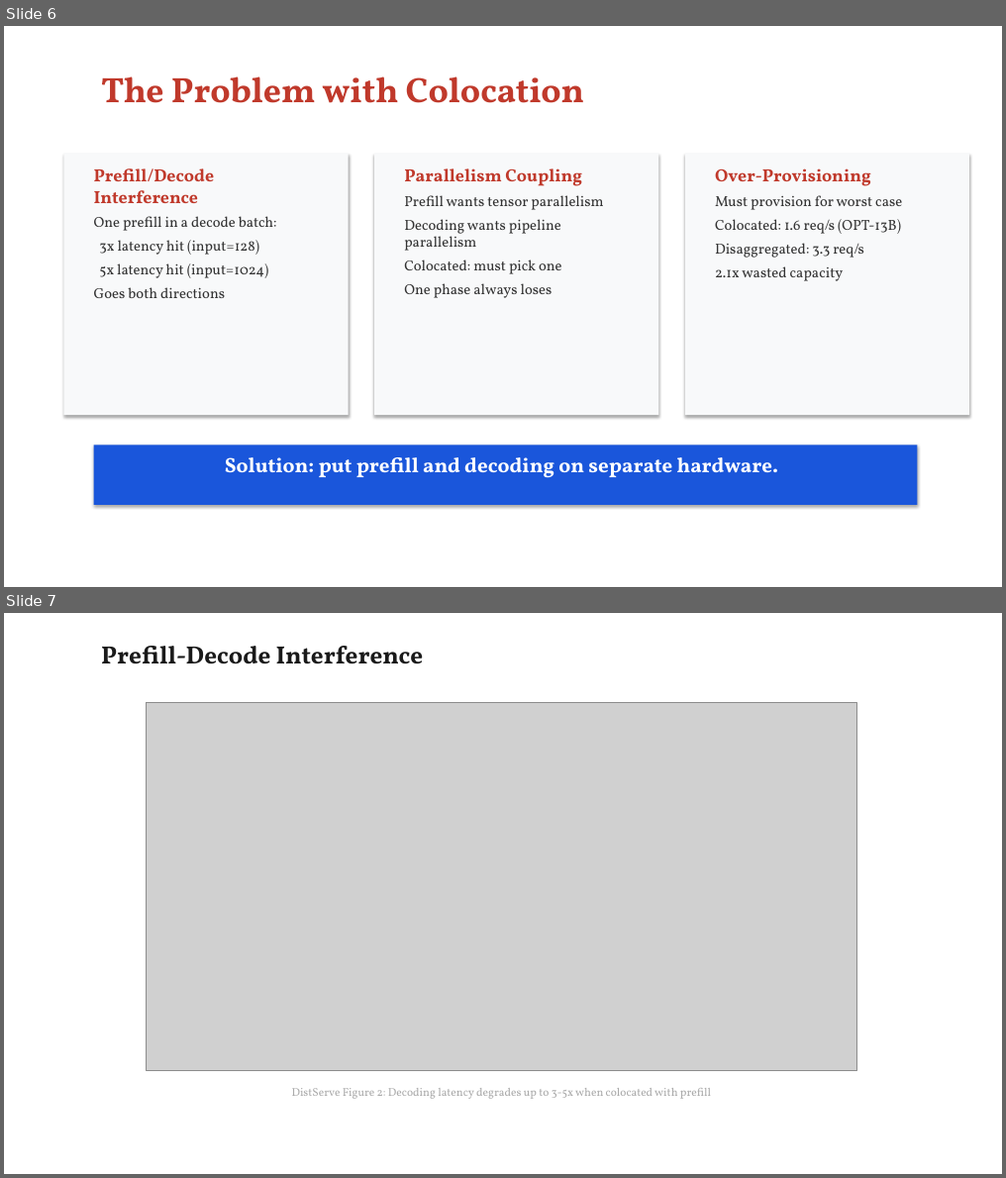
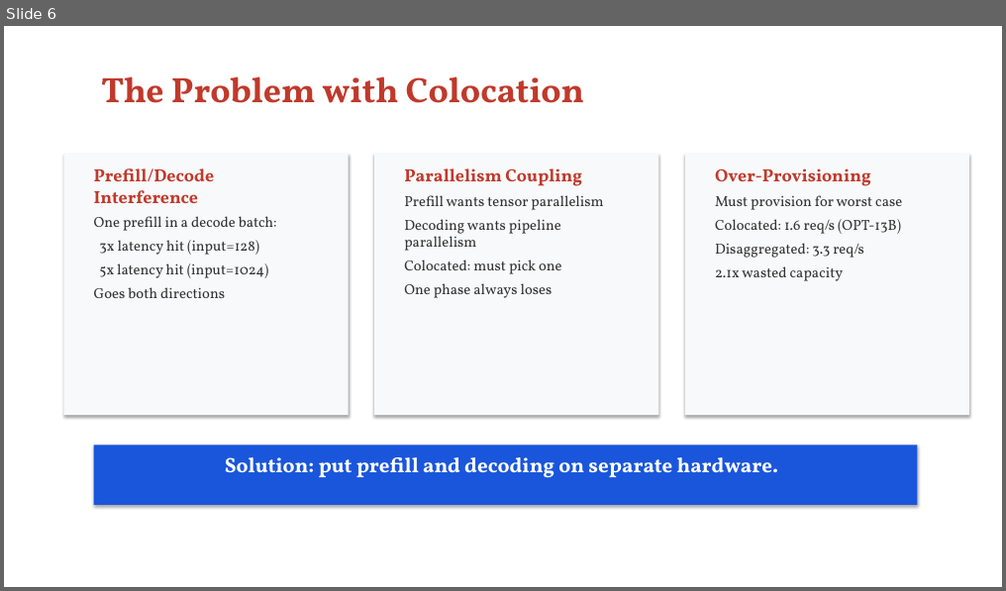
Before and after one commit to beratcelik1/llm-inference-phase-disaggregation, a slide deck: presentation/Phase_Disaggregation_LLM_Inference.pptx. Shown one above the other, each under a label of ours: slides 6 and 7 before the commit, slide 6 after it. The pictures are 1006x1178 and 1006x591 pixels, drawn with LibreOffice and Linux fonts; fonts in the diff are those of the drawing; grey boxes stand for pictures. Boxes give left, top, right and bottom in pixels: in the first picture for what was removed or moved away, otherwise in the second. Text is boxed around its words. In the diff, an @@ line names an element or a change of style, - is before the commit and + after.

Commit message:
feat: add manual screenshots, proper references, references slide
- 8 paper figures from manual screenshots
- Figure captions now cite Source: Author et al., Venue, Figure N
- Added References slide (Splitwise, DistServe, Sarathi, vLLM, FlexGen)
- 33 slides total
- Regenerated all PDFs

```diff
--- a/presentation/Phase_Disaggregation_LLM_Inference.pptx
+++ b/presentation/Phase_Disaggregation_LLM_Inference.pptx
@@ slide 7 removed at bbox=[4, 613, 1002, 1174], background #FFFFFF @@
@@ text removed at bbox=[101, 646, 424, 664] @@
-Prefill-Decode Interference
@@ picture removed at bbox=[147, 703, 857, 1071] @@
@@ text removed at bbox=[292, 1088, 711, 1099] @@
-DistServe Figure 2: Decoding latency degrades up to 3-5x when colocated with prefill
```
Also in this commit, not shown: 1 slide changed, 6 slides added, 4 other slides removed, 13 other files.
